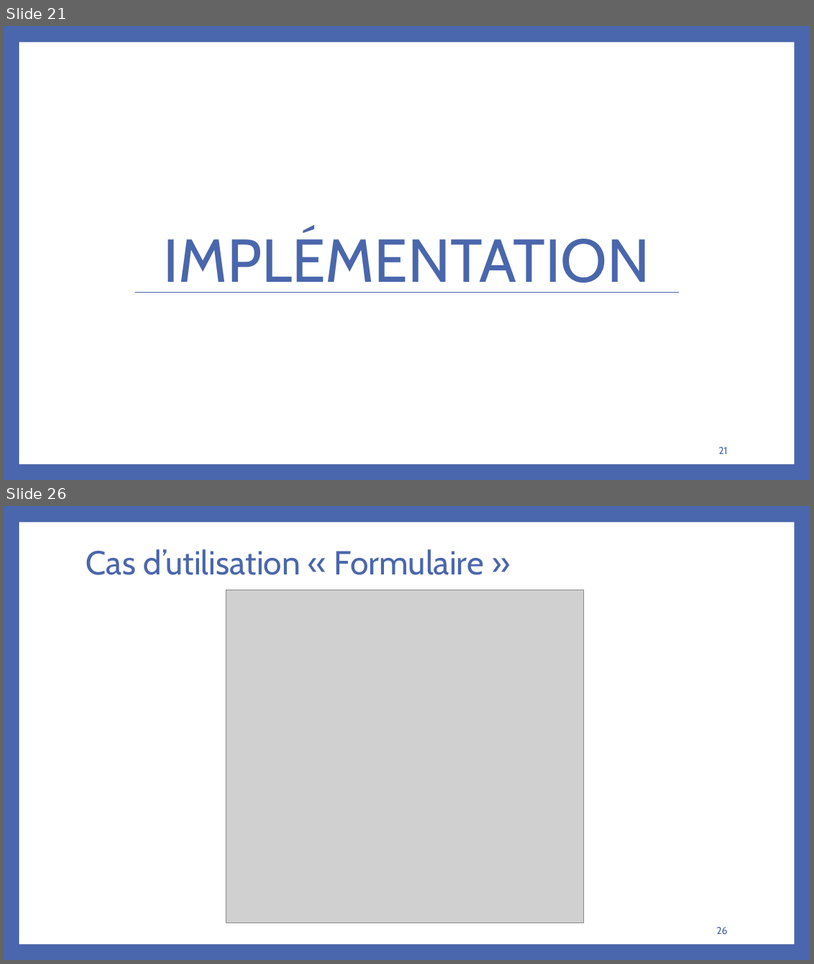
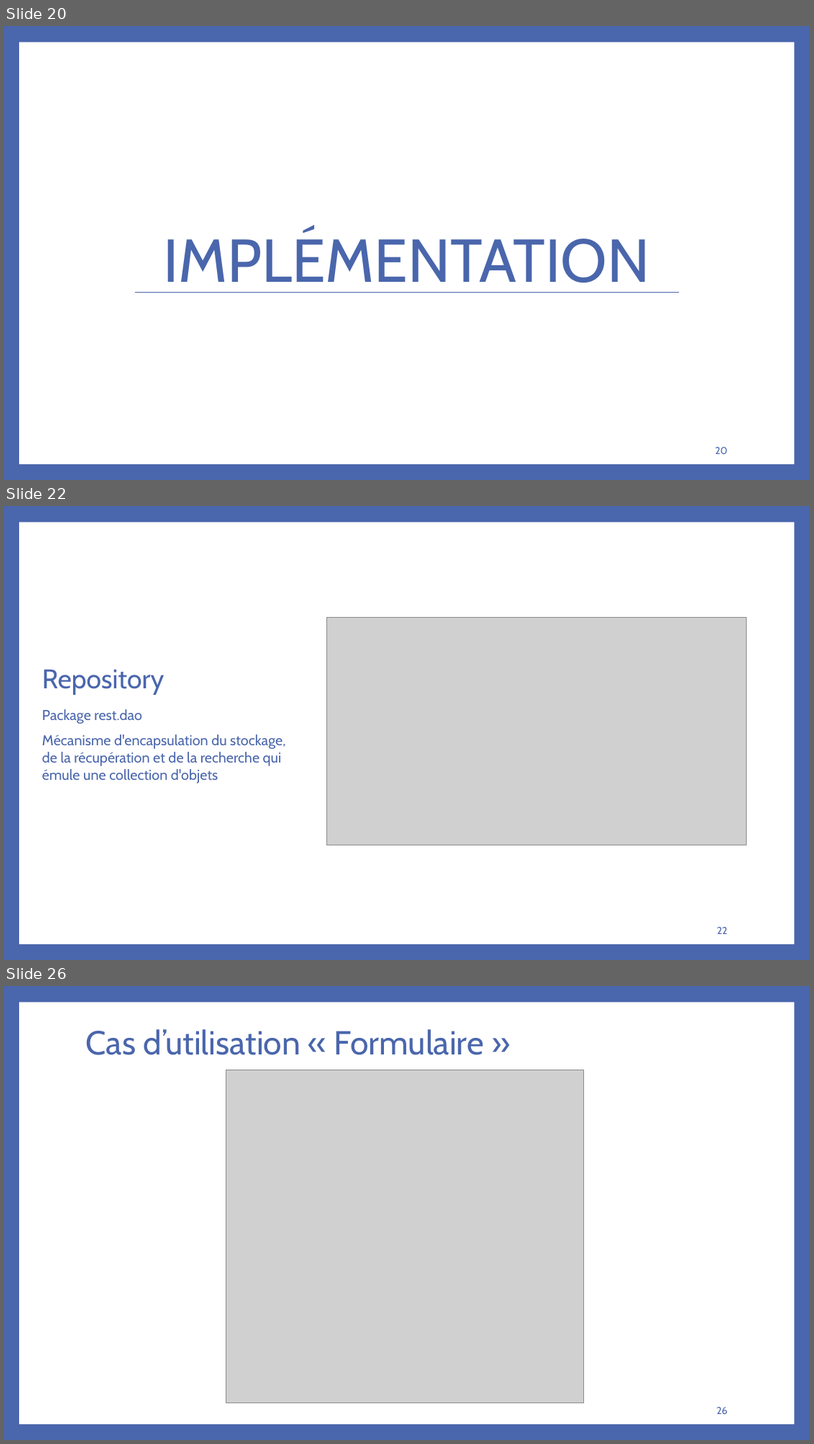
Before and after one commit to bakedpotato191/projet, a slide deck: rapport.PPTX. Shown one above the other, each under a label of ours: slides 21 and 26 before the commit, slides 20, 22 and 26 after it; the slides between them are not shown. The pictures are 814x964 and 814x1444 pixels, drawn with LibreOffice and Linux fonts; fonts in the diff are those of the drawing; grey boxes stand for pictures. Boxes give left, top, right and bottom in pixels: in the first picture for what was removed or moved away, otherwise in the second. Text is boxed around its words. In the diff, an @@ line names an element or a change of style, - is before the commit and + after.

```diff
--- a/rapport.PPTX
+++ b/rapport.PPTX
@@ slide 22 added at box(4, 506, 810, 960), background #4A66AC; not listed: 1 template element that a slide beside it also shows @@
@@ picture added at box(327, 618, 746, 845) @@
@@ title added at box(42, 669, 165, 695), 32 pt, text #4A66AC @@
+Repository
@@ text added at box(42, 709, 286, 783), 17 pt, text #4A66AC @@
+Package rest.dao
+Mécanisme d'encapsulation du stockage, de la récupération et de la recherche qui émule une collection d'objets
@@ page number added at box(718, 926, 728, 934), 12 pt, text #4A66AC @@
+22
@@ what was slide 21 is now slide 20 @@
@@ page number at box(715, 446, 728, 454): text changed @@
-21
+20
```
Also in this commit, not shown: 1 slide changed, 3 other slides added, 4 slides removed, 19 other files.
